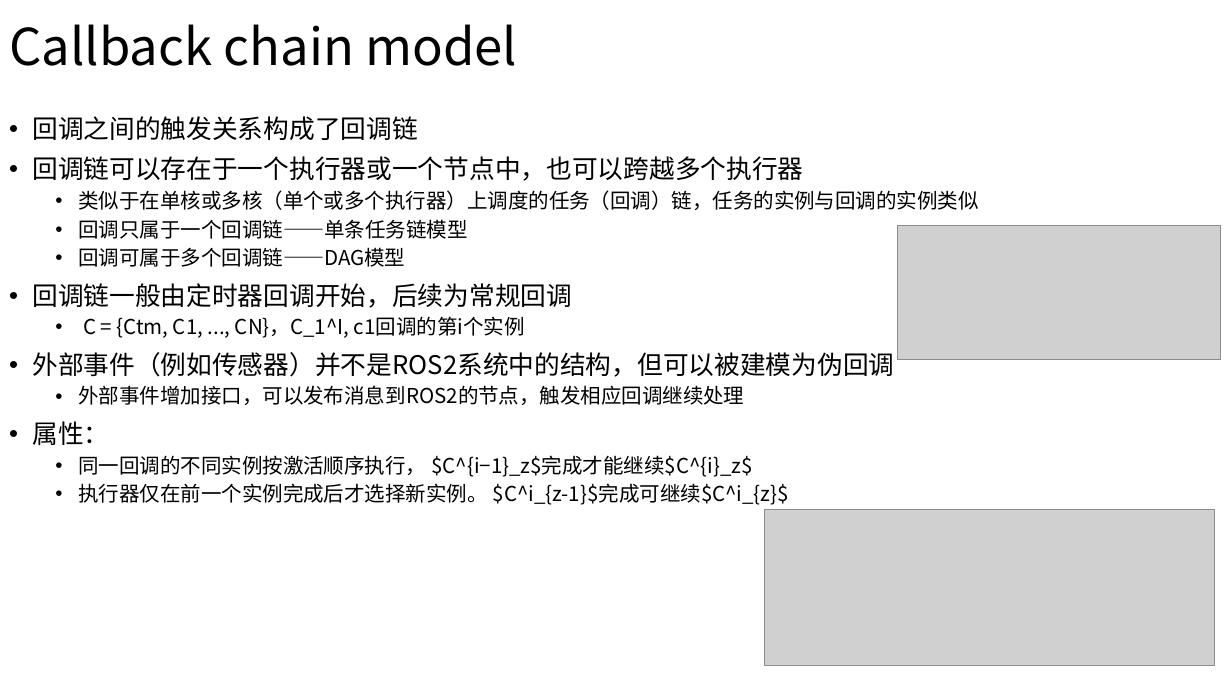
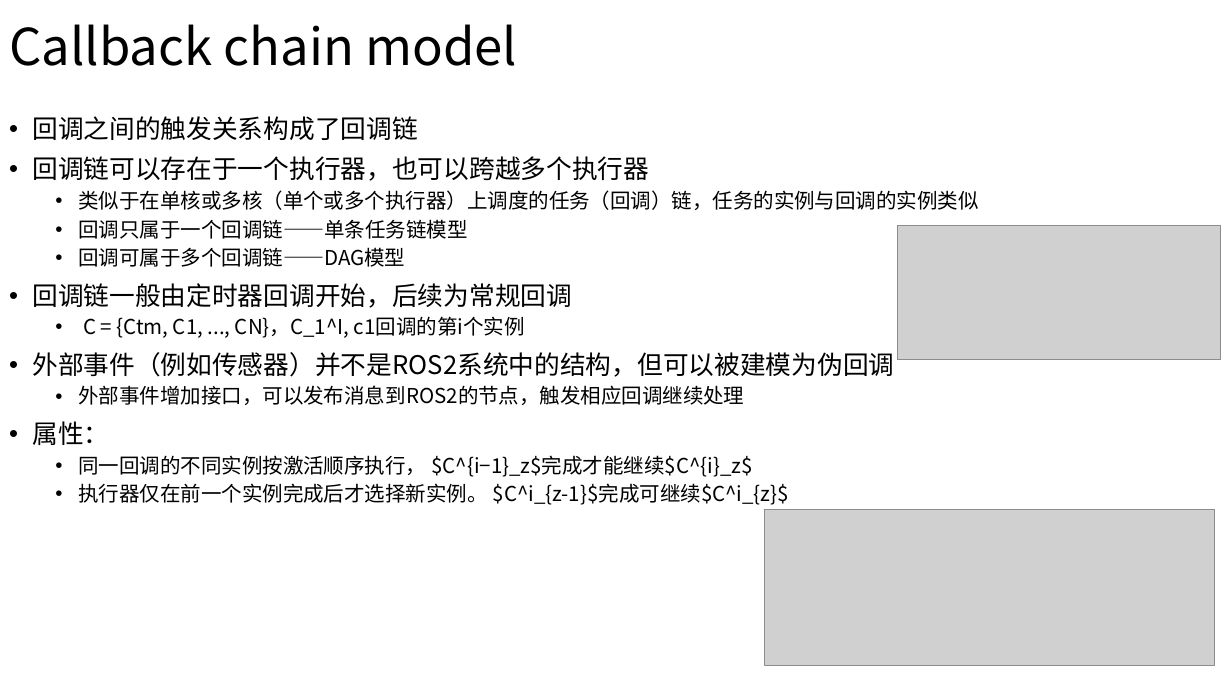
Before and after one commit to wsm6636/note, a slide deck: slide 4 of 06-ppt/discussion/0524 - 副本.pptx. Drawn at 1232x693 pixels with LibreOffice and Linux fonts; fonts in the diff are those of the drawing; grey boxes stand for pictures. Boxes give left, top, right and bottom in pixels: in the first picture for what was removed or moved away, otherwise in the second. Text is boxed around its words. In the diff, an @@ line names an element or a change of style, - is before the commit and + after.

```diff
--- a/06-ppt/discussion/0524 - 副本.pptx
+++ b/06-ppt/discussion/0524 - 副本.pptx
@@ text at [32, 156, 649, 181]: text changed @@
-• 回调链可以存在于一个执行器或一个节点中，也可以跨越多个执行器
+• 回调链可以存在于一个执行器，也可以跨越多个执行器
```
Also in this commit, not shown: 18 other files.
